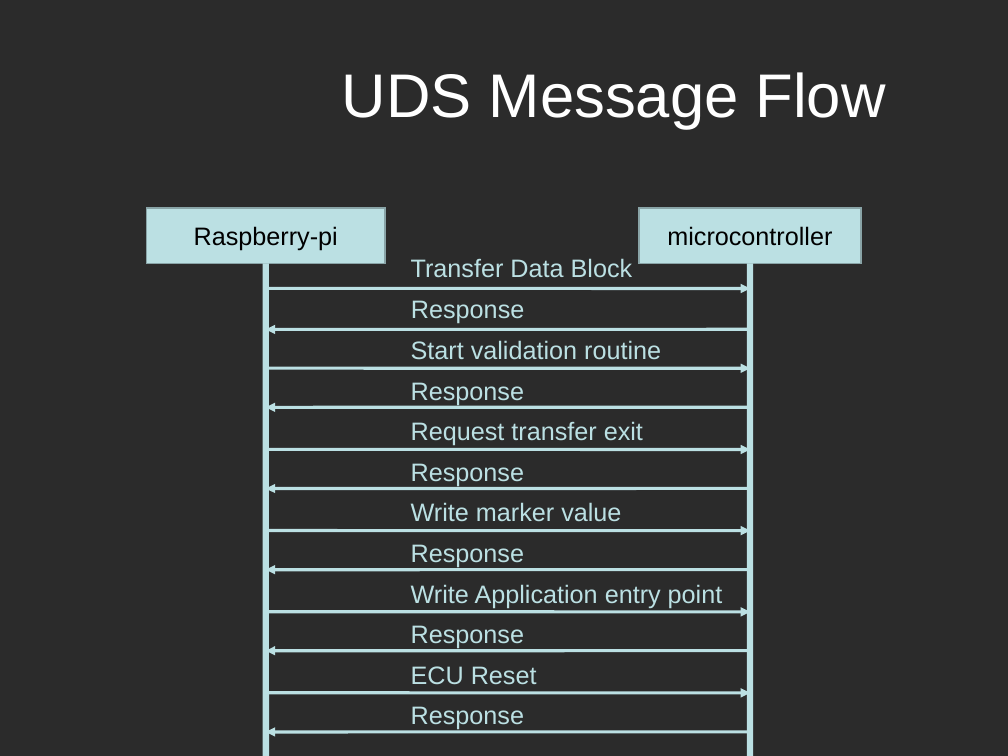
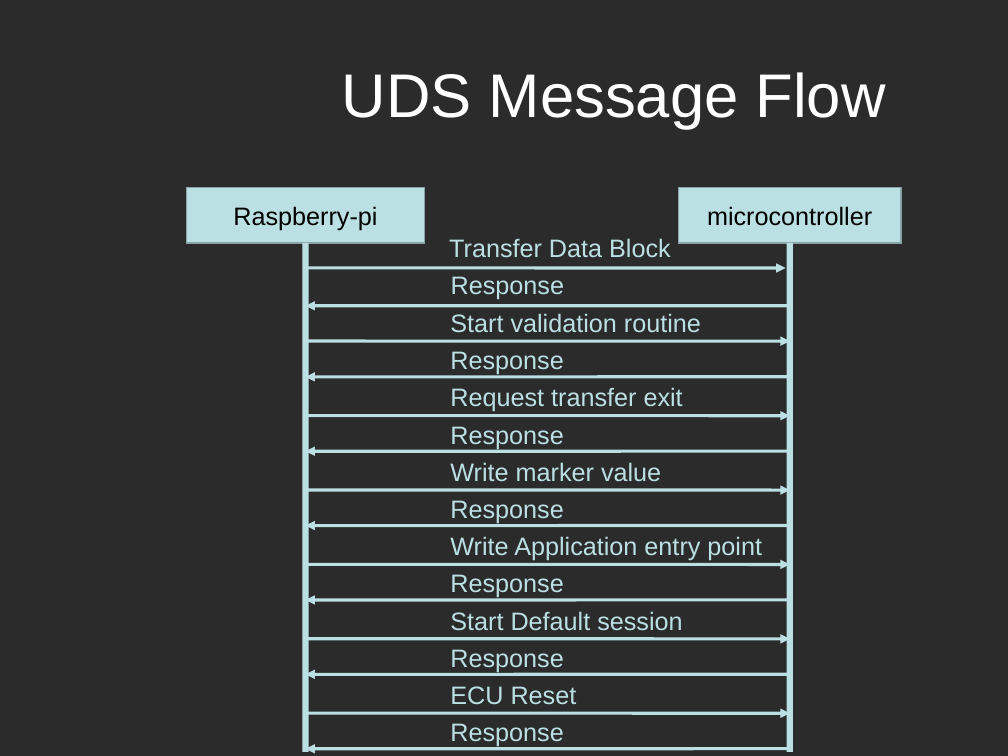
Before and after one commit to Marcelle-Samir/Firmware_Over_The_Air, a slide deck: slide 39 of project Documentation/Second week/Search-UDS.ppt. Drawn at 1008x756 pixels with LibreOffice and Linux fonts; fonts in the diff are those of the drawing; background and template pictures are left out; a plain dark background stands for a picture behind light text. Boxes give left, top, right and bottom in pixels: in the first picture for what was removed or moved away, otherwise in the second. Text is boxed around its words. In the diff, an @@ line names an element or a change of style, - is before the commit and + after.

Commit message:
update UDS Flashing process

```diff
--- a/project Documentation/Second week/Search-UDS.ppt
+++ b/project Documentation/Second week/Search-UDS.ppt
@@ 2 rectangles, 1 text: place and size @@
-2 rectangles, 1 text at bbox=[146, 208, 861, 278]
+2 rectangles, 1 text at bbox=[186, 187, 900, 258]
@@ line moved from (266, 263) - (266, 756) to (305, 243) - (305, 752) @@
@@ arrow moved from (266, 288) - (750, 288) to (305, 268) - (785, 268) @@
@@ line moved from (750, 263) - (750, 756) to (790, 243) - (790, 752) @@
@@ 2 arrows, 1 text: place and size @@
-2 arrows, 1 text at bbox=[266, 300, 750, 368]
+2 arrows, 1 text at bbox=[305, 276, 790, 341]
@@ 2 texts, 1 arrow: place and size @@
-2 texts, 1 arrow at bbox=[266, 340, 750, 407]
+2 texts, 1 arrow at bbox=[305, 313, 790, 377]
@@ 2 arrows, 1 text: place and size @@
-2 arrows, 1 text at bbox=[266, 421, 750, 489]
+2 arrows, 1 text at bbox=[305, 387, 790, 452]
@@ 2 texts, 1 arrow: place and size @@
-2 texts, 1 arrow at bbox=[266, 463, 750, 530]
+2 texts, 1 arrow at bbox=[305, 426, 790, 490]
@@ text "Response": place and size @@
-text "Response" at bbox=[411, 544, 524, 568]
+text "Response" at bbox=[450, 500, 563, 524]
@@ arrow moved from (750, 570) - (266, 570) to (790, 525) - (305, 525) @@
@@ 2 texts, 2 arrows: place and size @@
-2 texts, 2 arrows at bbox=[266, 584, 750, 651]
+2 texts, 2 arrows at bbox=[305, 536, 790, 600]
@@ text added at bbox=[450, 611, 682, 631], 18 pt, text #BBE0E3 @@
+Start Default session
@@ arrow moved from (266, 692) - (750, 692) to (305, 639) - (790, 639) @@
@@ text "Response": place and size @@
-text "Response" at bbox=[411, 706, 524, 730]
+text "Response" at bbox=[450, 649, 563, 672]
@@ arrow moved from (750, 732) - (266, 732) to (790, 674) - (305, 674) @@
@@ text "ECU Reset": place and size @@
-text "ECU Reset" at bbox=[411, 666, 537, 685]
+text "ECU Reset" at bbox=[450, 686, 577, 705]
@@ arrow added from (305, 713) to (790, 714), #BBE0E3 2.24 pt @@
@@ arrow added from (790, 749) to (305, 749), #BBE0E3 2.24 pt @@
@@ text added at bbox=[450, 723, 563, 747], 18 pt, text #BBE0E3 @@
+Response
```
